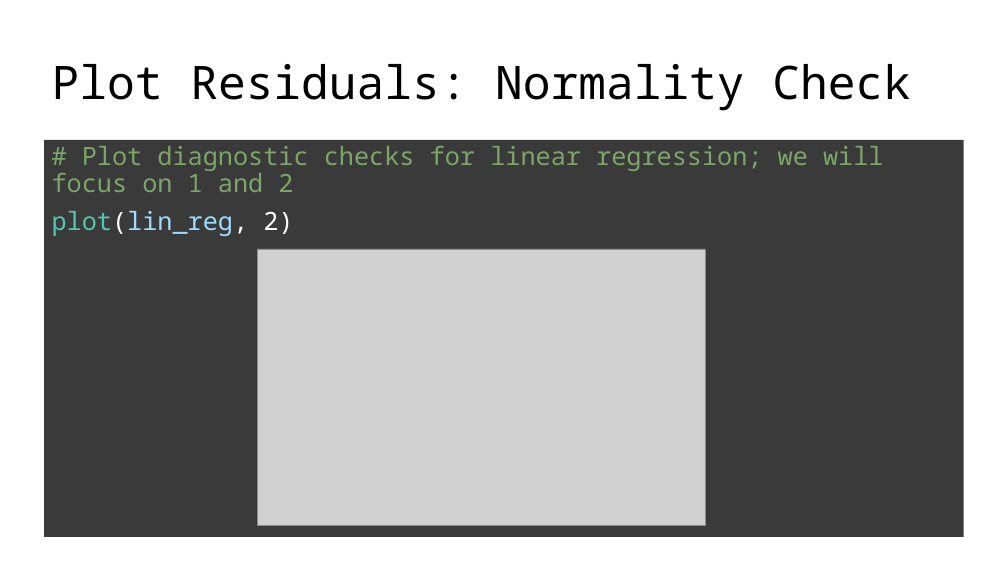
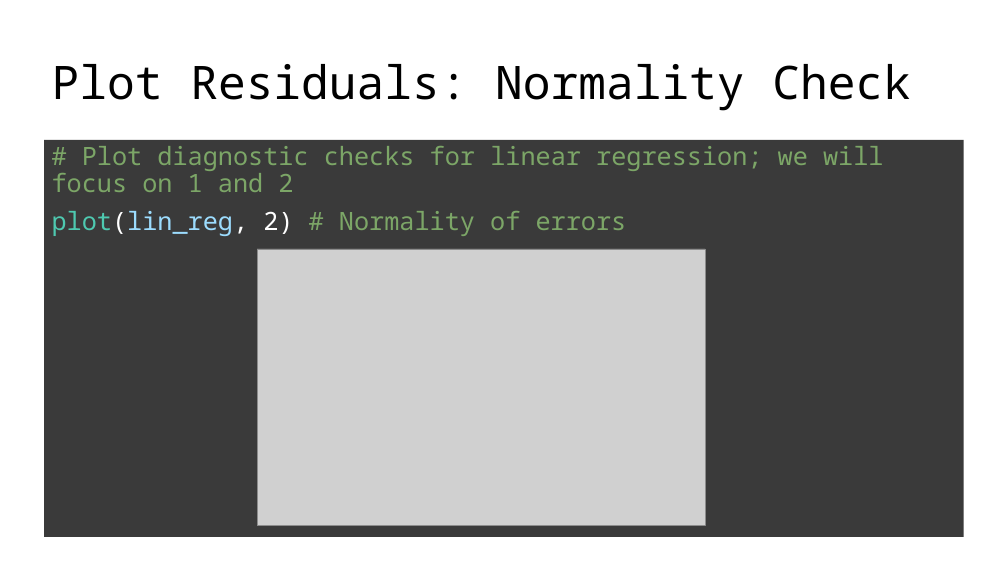
Before and after one commit to juliagallucci/Teaching_demonstrations, a slide deck: slide 26 of slide_decks/Correlation-Regression-demo2.pptx. Drawn at 1008x567 pixels with LibreOffice and Linux fonts; fonts in the diff are those of the drawing; grey boxes stand for pictures. Boxes give left, top, right and bottom in pixels: in the first picture for what was removed or moved away, otherwise in the second. Text is boxed around its words. In the diff, an @@ line names an element or a change of style, - is before the commit and + after.

```diff
--- a/slide_decks/Correlation-Regression-demo2.pptx
+++ b/slide_decks/Correlation-Regression-demo2.pptx
@@ text at <box>52,211,627,236</box>: text changed; text colour #9CDCFE to #7CA667 @@
-plot(lin_reg, 2)
+plot(lin_reg, 2) # Normality of errors
```
Also in this commit, not shown: 6 other slides changed, 1 slide added, 1 slide removed.
